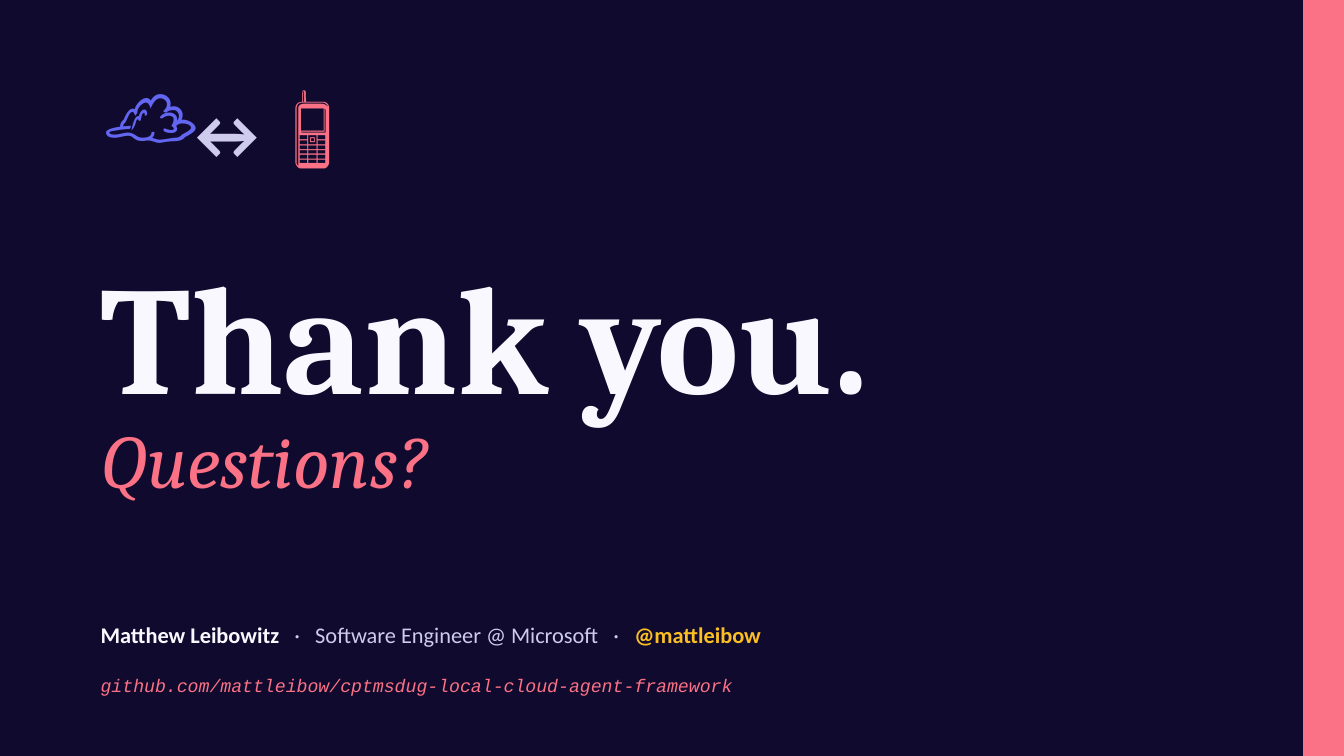
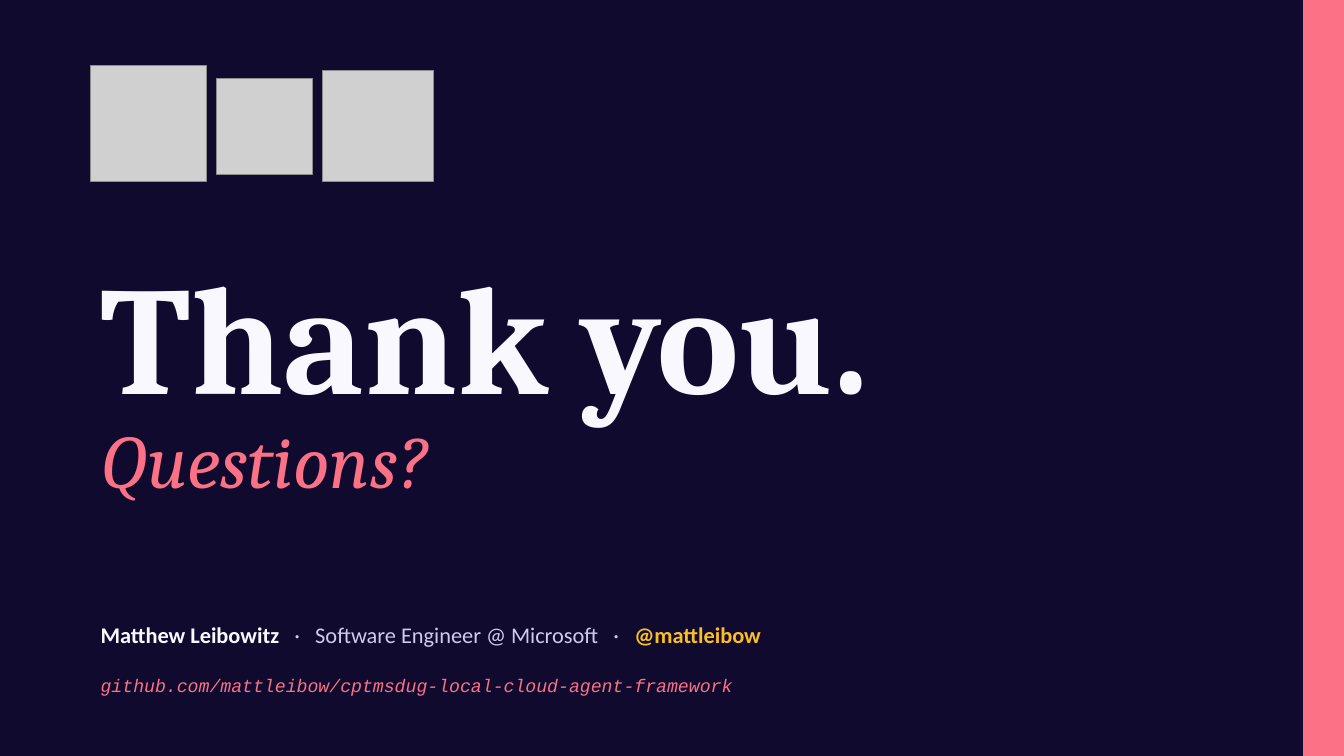
Before and after one commit to mattleibow/cptmsdug-local-cloud-agent-framework, a slide deck: slide 16 of slides/Unifying-Local-Cloud-AI.pptx. Drawn at 1344x756 pixels with LibreOffice and Linux fonts; fonts in the diff are those of the drawing; grey boxes stand for pictures. Boxes give left, top, right and bottom in pixels: in the first picture for what was removed or moved away, otherwise in the second. Text is boxed around its words. In the diff, an @@ line names an element or a change of style, - is before the commit and + after.

```diff
--- a/slides/Unifying-Local-Cloud-AI.pptx
+++ b/slides/Unifying-Local-Cloud-AI.pptx
@@ text removed at (91, 55, 212, 181) @@
-☁
@@ picture added at (91, 66, 207, 181) @@
@@ text removed at (171, 81, 272, 181) @@
-↔
@@ picture added at (217, 79, 313, 174) @@
@@ text removed at (252, 60, 373, 181) @@
-📱
@@ picture added at (323, 71, 434, 181) @@
```
Also in this commit, not shown: 14 other slides changed, 1 other file.
